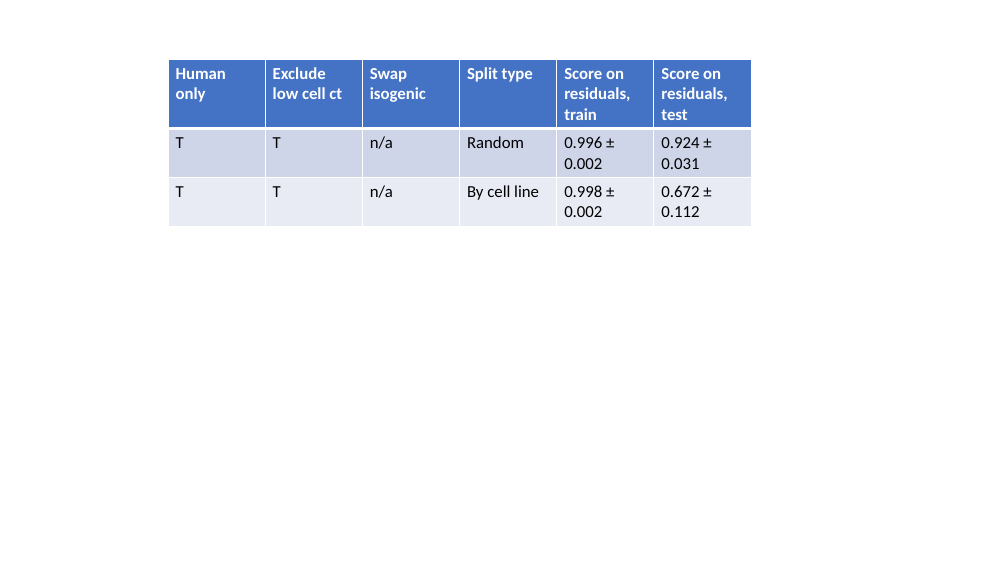
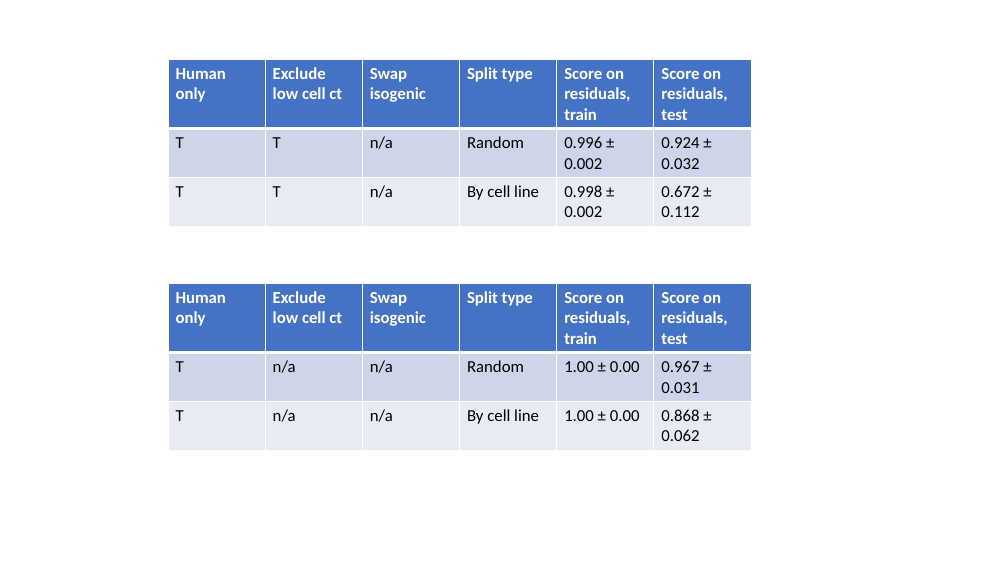
Before and after one commit to broadinstitute/NeuroPainting, a slide deck: slide 3 of 3.analysis/results/progenitors/20210808_progenitors_logistic_regression_summary.pptx. Drawn at 1008x567 pixels with LibreOffice and Linux fonts; fonts in the diff are those of the drawing. Boxes give left, top, right and bottom in pixels: in the first picture for what was removed or moved away, otherwise in the second. Text is boxed around its words. In the diff, an @@ line names an element or a change of style, - is before the commit and + after.

```diff
--- a/3.analysis/results/progenitors/20210808_progenitors_logistic_regression_summary.pptx
+++ b/3.analysis/results/progenitors/20210808_progenitors_logistic_regression_summary.pptx
@@ table at (168, 60, 753, 224) @@
-row 2, column 6: 0.924 ± 0.031
+row 2, column 6: 0.924 ± 0.032
@@ table added at (168, 284, 753, 448), 3 rows, 6 columns @@
+Human only | Exclude low cell ct | Swap isogenic | Split type | Score on residuals, / train | Score on residuals, / test
+T | n/a | n/a | Random | 1.00 ± 0.00 | 0.967 ± 0.031
+T | n/a | n/a | By cell line | 1.00 ± 0.00 | 0.868 ± 0.062
```
Also in this commit, not shown: 2 other files.
